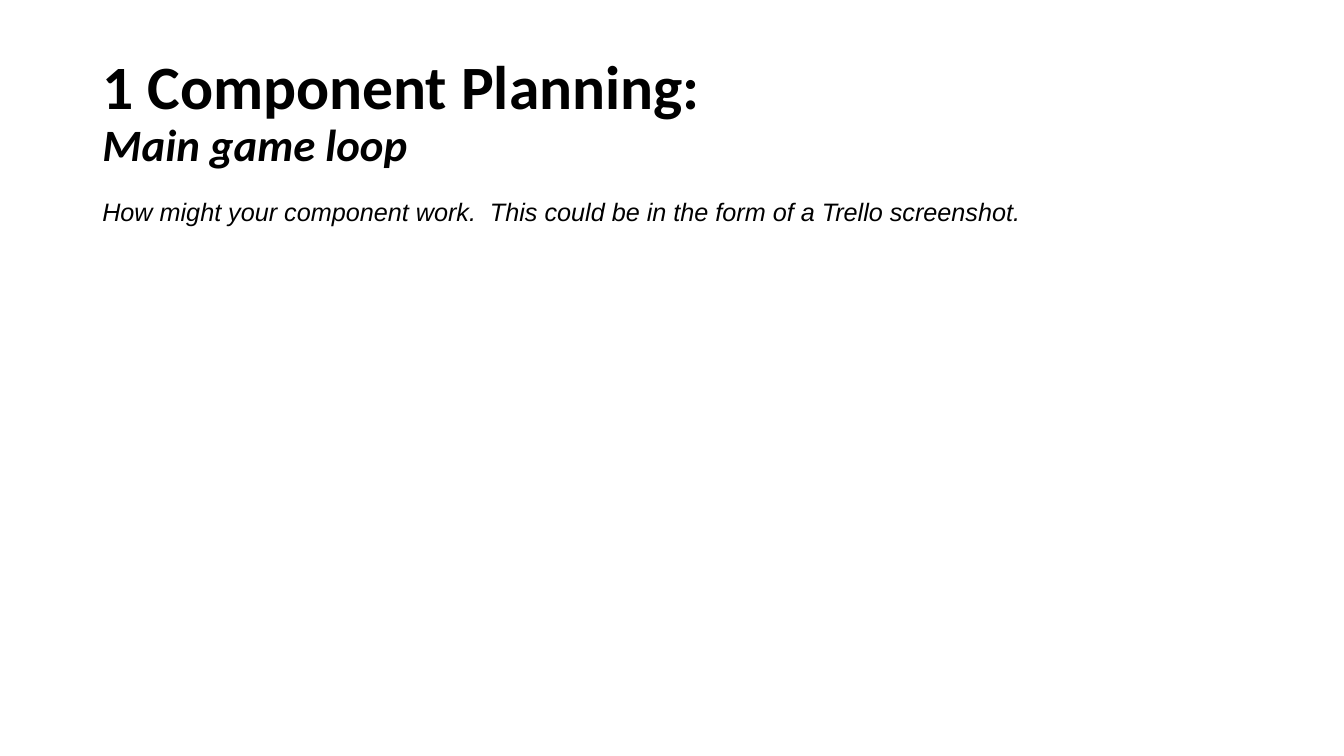
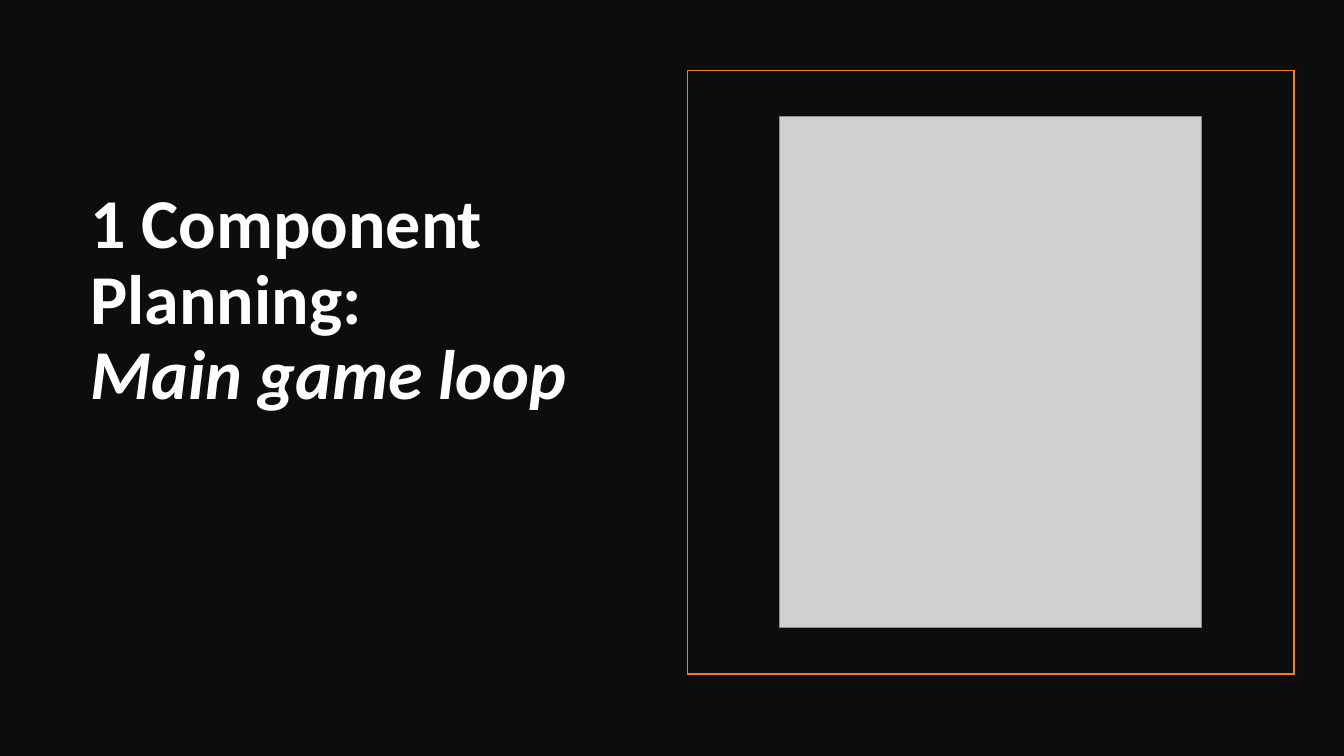
Before and after one commit to Samuel-Burgess/CS-Assesment-Programming, a slide deck: slide 42 of Documentation/3.7 and 3.8 Documentation Samuel Burgess.pptx (slide 38 before the commit). Drawn at 1344x756 pixels with LibreOffice and Linux fonts; fonts in the diff are those of the drawing; grey boxes stand for pictures. Boxes give left, top, right and bottom in pixels: in the first picture for what was removed or moved away, otherwise in the second. Text is boxed around its words. In the diff, an @@ line names an element or a change of style, - is before the commit and + after.

```diff
--- a/Documentation/3.7 and 3.8 Documentation Samuel Burgess.pptx
+++ b/Documentation/3.7 and 3.8 Documentation Samuel Burgess.pptx
@@ rectangle added at box(0, 0, 1344, 756), fill #0D0D0D @@
@@ rectangle added at box(688, 71, 1295, 675), outline #ED7D31 1 pt @@
@@ picture added at box(779, 117, 1202, 629) @@
@@ title "1 Component Planning: Main game ...": place and size @@
-title "1 Component Planning: Main game ..." at box(102, 65, 699, 169)
+title "1 Component Planning: Main game ..." at box(90, 202, 567, 411)
@@ title "1 Component Planning: Main game ..." at box(90, 202, 567, 411): size 44 to 50 pt in "1 Component Planning:"; size 32 to 50 pt in "Main game loop"; text colour #000000 to #FFFFFF; vertical alignment middle to bottom @@
@@ text removed at box(102, 202, 1020, 226) @@
-How might your component work. This could be in the form of a Trello screenshot.
```
Also in this commit, not shown: 4 other slides changed, 8 slides added, 1 slide removed, 6 other files.
